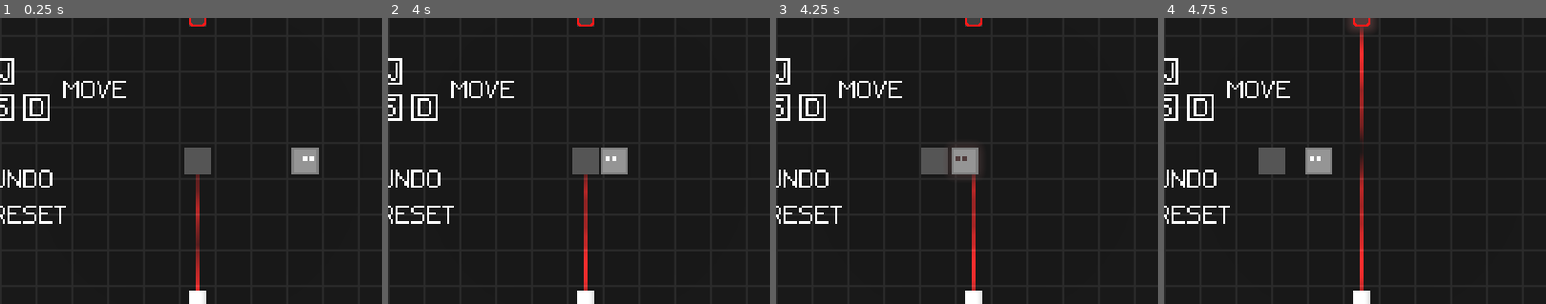
Above: before the commit, frames 1-4 (left to right).
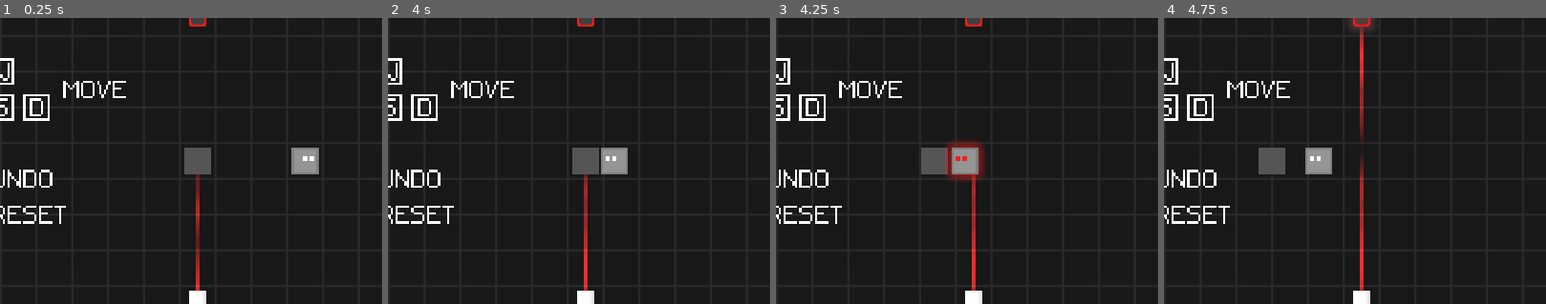
Above: after the commit, the same moments.

Repository: RiverApril/EnergyJam
Game: Godot game, scene res://levels/level_1.tscn
Two runs of this game, one before a commit and one after it. Both use one fixed random seed, a clock stepped at 60 frames per second and the inputs below.
Inputs (mouse positions are % of the whole screen's width and height, from its top left):
- Up to frame 1 (0.25 s): no input
- Up to frame 2 (4 s): tap Enter at 0.5 s; move the mouse to (72, 45) at 0.52 s; hold D (Right) 0.53-1.28 s; tap Z (Undo) every 0.75 s from 0.6 to 3.6 s; move the mouse to (30, 55) at 1.27 s; hold S (Down) 1.28-2.03 s; move the mouse to (60, 28) at 2.02 s; hold D (Right) 2.03-2.78 s; move the mouse to (45, 70) at 2.77 s; hold W (Up) 2.78-3.53 s; tap R (Reset) at 3.5 s; move the mouse to (80, 65) at 3.52 s; hold A (Left) from 3.53 s (still down)
- Up to frame 3 (4.25 s): keep holding A (Left)
- Up to frame 4 (4.75 s): keep holding A (Left); move the mouse to (20, 35) at 4.27 s; tap Z (Undo) at 4.35 s
The pictures show only the part of the screen within x 24-74%, y 25-75%; the shares and areas given below are measured in that part.

Frames 1-2 are identical in both runs. In frame 3, 0.7% of the frame differs, in the area x 44-55%, y 43-57%; in frame 4, nothing differs.

Commit message:
reduce player glow charge time

Diff:
--- a/objects/player.tscn
+++ b/objects/player.tscn
@@ -49,3 +49,4 @@
 script = ExtResource("6_8uo4u")
 base_mesh_instance = NodePath("../MeshInstance3D")
 glow_mesh_instance = NodePath("../GlowMesh")
+charge_time = 0.1
